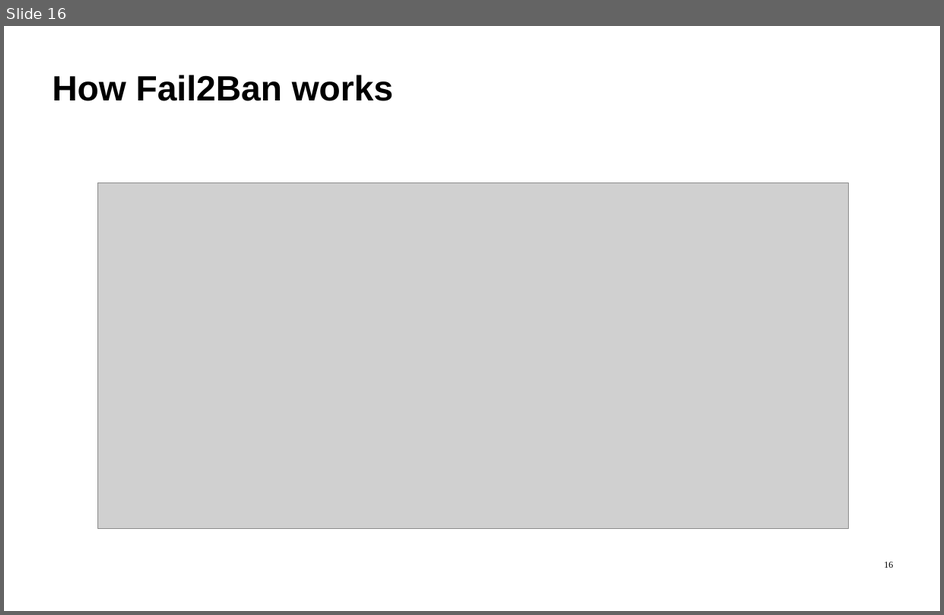
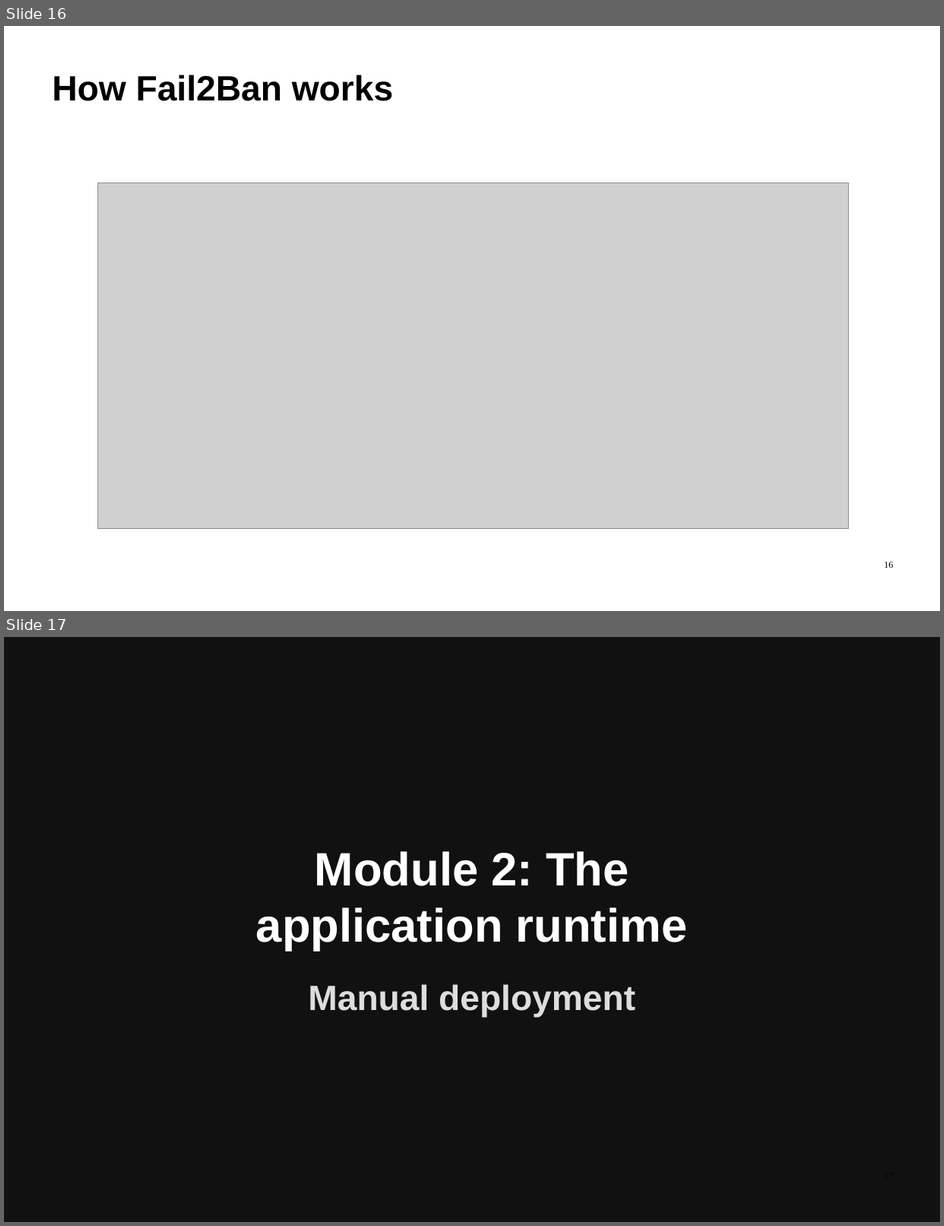
Before and after one commit to ImadSaddik/FullStackDeploymentHandbook, a slide deck: course-assets/slides/full_stack_deployment_guide.odp. Shown one above the other, each under a label of ours: slide 16 before the commit, slides 16 and 17 after it. The pictures are 944x615 and 944x1226 pixels, drawn with LibreOffice and Linux fonts; fonts in the diff are those of the drawing; grey boxes stand for pictures. Boxes give left, top, right and bottom in pixels: in the first picture for what was removed or moved away, otherwise in the second. Text is boxed around its words. In the diff, an @@ line names an element or a change of style, - is before the commit and + after.

```diff
--- a/course-assets/slides/full_stack_deployment_guide.odp
+++ b/course-assets/slides/full_stack_deployment_guide.odp
@@ slide 17 added at (4,637,940,1222), background #111111 @@
@@ text added at (256,851,688,951), 72 pt, text #FFFFFF, bold @@
+Module 2: The
+application runtime
@@ text added at (308,984,636,1018), 54 pt, text #DDDDDD, bold @@
+Manual deployment
```
Also in this commit, not shown: 8 other slides added, 1 other file.
